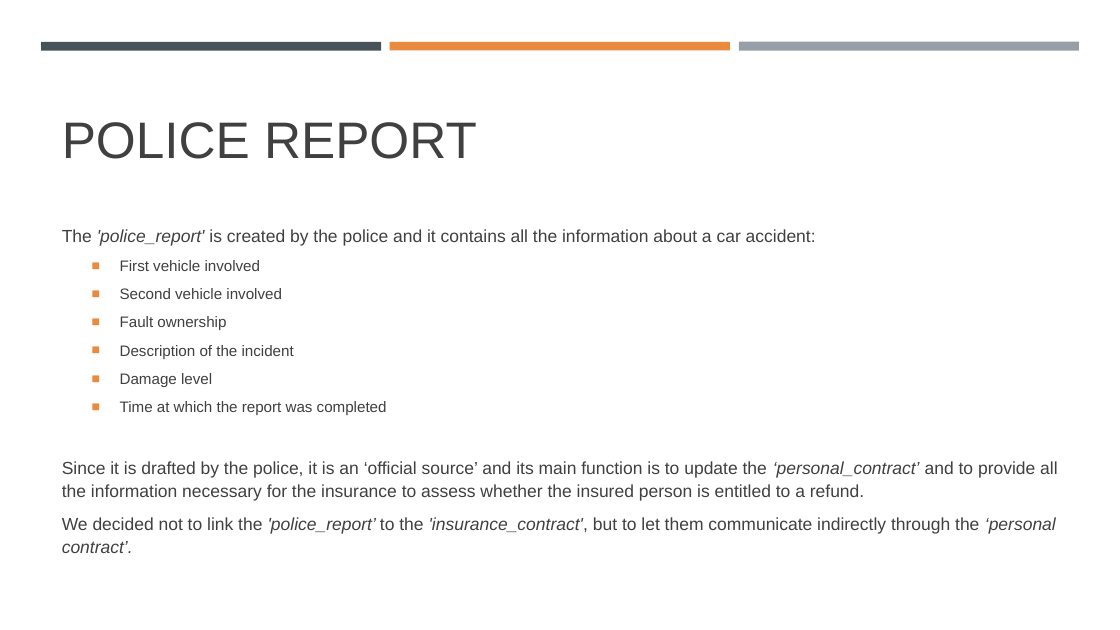
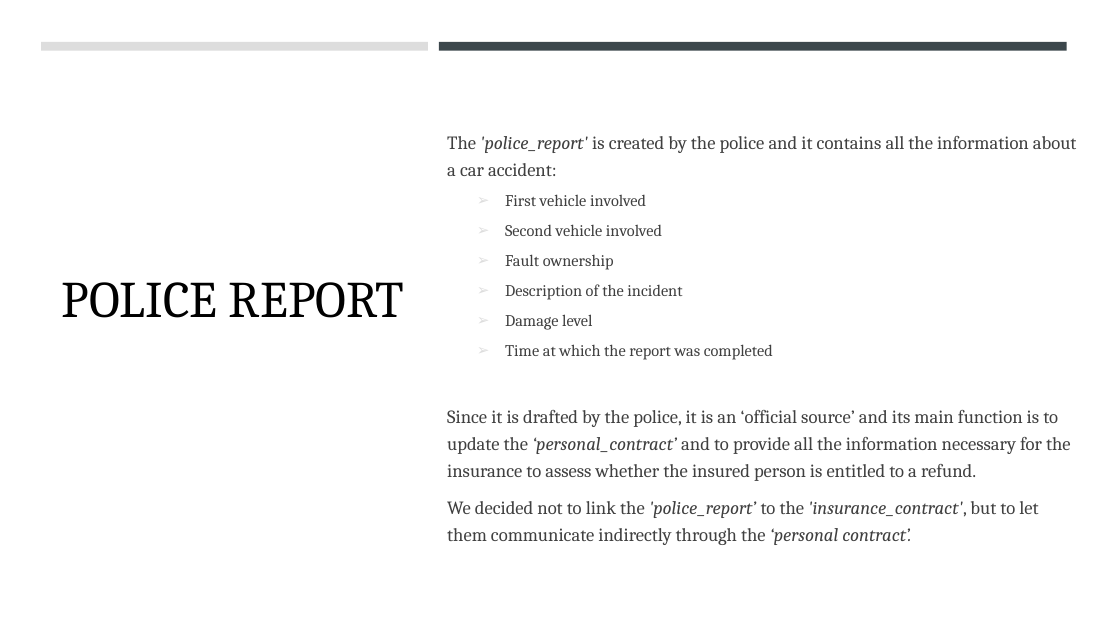
Before and after one commit to costanzimartina/Fintech_project, a slide deck: slide 10 of AutoInsurtech_Adobati_Basigalup_Colombo_Costanzi_Utke.pptx. Drawn at 1120x630 pixels with LibreOffice and Linux fonts; fonts in the diff are those of the drawing. Boxes give left, top, right and bottom in pixels: in the first picture for what was removed or moved away, otherwise in the second. Text is boxed around its words. In the diff, an @@ line names an element or a change of style, - is before the commit and + after.

```diff
--- a/AutoInsurtech_Adobati_Basigalup_Colombo_Costanzi_Utke.pptx
+++ b/AutoInsurtech_Adobati_Basigalup_Colombo_Costanzi_Utke.pptx
@@ rectangle added at (x1=0, y1=0, x2=1120, y2=630), fill #FFFFFF @@
@@ rectangle removed at (x1=41, y1=42, x2=381, y2=50) @@
@@ rectangle added at (x1=41, y1=42, x2=429, y2=50), fill #DDDDDD @@
@@ rectangle removed at (x1=390, y1=42, x2=730, y2=50) @@
@@ rectangle added at (x1=439, y1=42, x2=1066, y2=50), fill #3C474C @@
@@ rectangle removed at (x1=739, y1=42, x2=1079, y2=51) @@
@@ title "POLICE REPORT" at (x1=62, y1=282, x2=405, y2=318): font Arial to Cambria, text colour #404040 to #000000; vertical alignment bottom to middle @@
@@ text "The 'police_report' is created by ..." moved from (x1=62, y1=229, x2=1057, y2=553) to (x1=447, y1=136, x2=1077, y2=545) @@
@@ text "The 'police_report' is created by ..." at (x1=447, y1=136, x2=1077, y2=545): size 15 to 16 pt in "The 'police_report' is created by the police ...", "Since it is drafted by the police, ...", "We decided not to link the 'police_report’ ..."; font Arial to Cambria; size 13 to 14 pt in "First vehicle involved", "Second vehicle involved", "Fault ownership", "Description of the incident" and 2 more places; line spacing 1.1 to 1.2; bullet ■ to ➢; bullet colour #E98A3E to #DDDDDD @@
```
Also in this commit, not shown: 11 other slides changed, 3 slides added, 3 slides removed, 4 other files.
